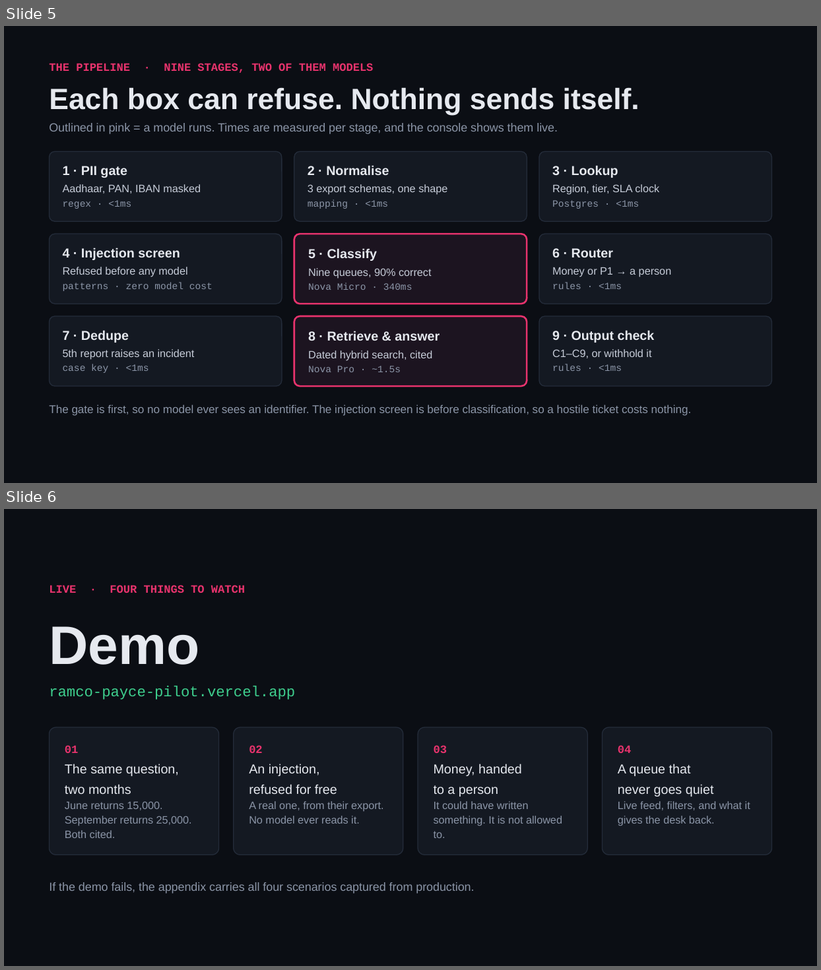
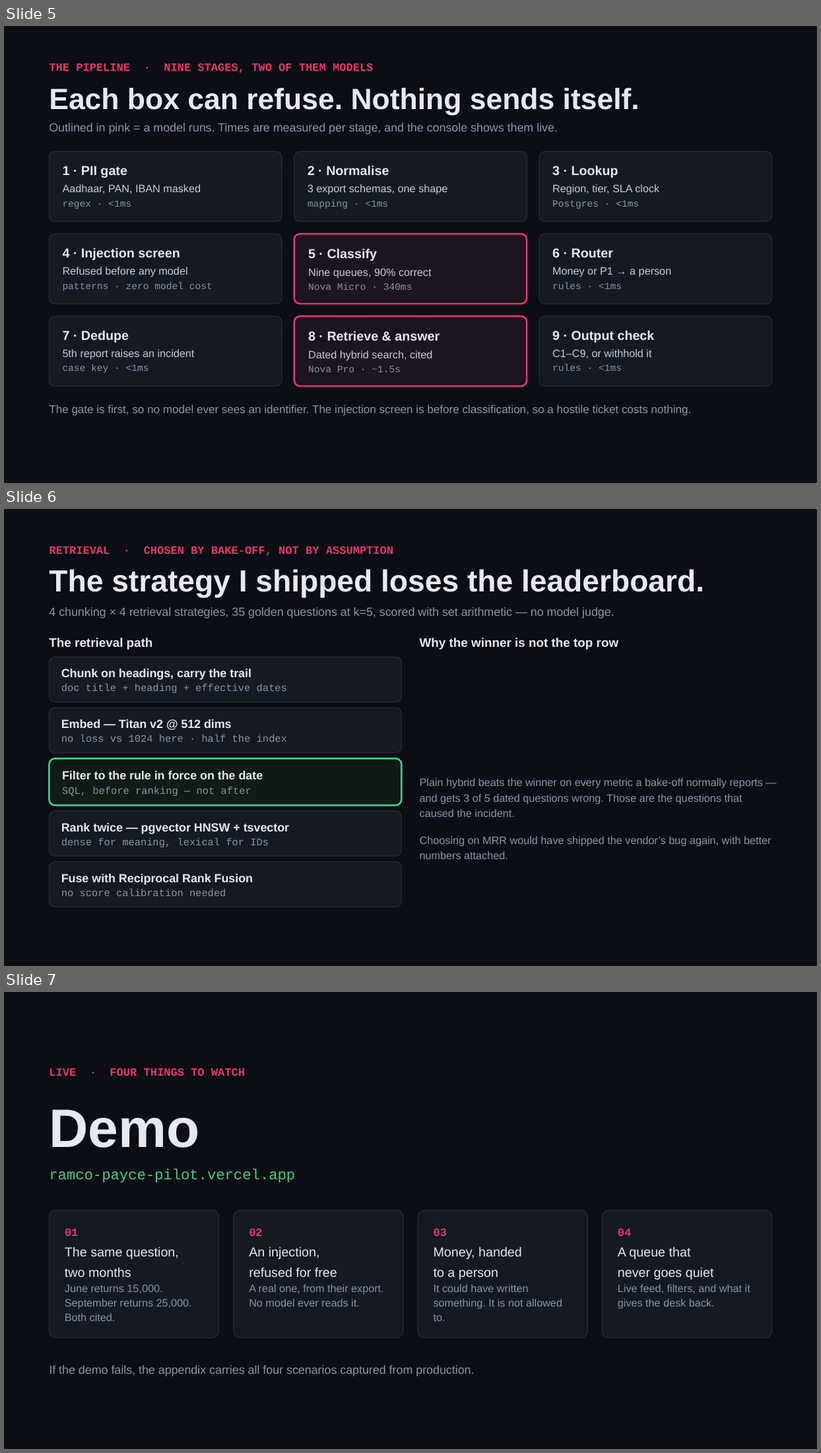
Before and after one commit to shivam-25/ramco-payce-pilot, a slide deck: docs/deck/ramco-payce-pilot.pptx. Shown one above the other, each under a label of ours: slides 5 and 6 before the commit, slides 5, 6 and 7 after it. The pictures are 821x970 and 821x1453 pixels, drawn with LibreOffice and Linux fonts; fonts in the diff are those of the drawing. Boxes give left, top, right and bottom in pixels: in the first picture for what was removed or moved away, otherwise in the second. Text is boxed around its words. In the diff, an @@ line names an element or a change of style, - is before the commit and + after.

```diff
--- a/docs/deck/ramco-payce-pilot.pptx
+++ b/docs/deck/ramco-payce-pilot.pptx
@@ slide 6 added at (x1=4, y1=509, x2=817, y2=966), background #0B0E14 @@
@@ text added at (x1=49, y1=546, x2=393, y2=556), 10 pt, text #E8336D, bold @@
+RETRIEVAL · CHOSEN BY BAKE-OFF, NOT BY ASSUMPTION
@@ text added at (x1=49, y1=569, x2=704, y2=597), 27 pt, text #E6E9EF, bold @@
+The strategy I shipped loses the leaderboard.
@@ text added at (x1=49, y1=607, x2=614, y2=619), 10.5 pt, text #8B95A7 @@
+4 chunking × 4 retrieval strategies, 35 golden questions at k=5, scored with set arithmetic — no model judge.
@@ text added at (x1=49, y1=638, x2=153, y2=650), 11 pt, text #E6E9EF, bold @@
+The retrieval path
@@ text added at (x1=420, y1=638, x2=618, y2=650), 11 pt, text #E6E9EF, bold @@
+Why the winner is not the top row
@@ rounded rectangle added at (x1=50, y1=657, x2=401, y2=702), fill #141922, outline #242C3A 0.75 pt @@
@@ text added at (x1=61, y1=669, x2=252, y2=680), 10.5 pt, text #E6E9EF, bold @@
+Chunk on headings, carry the trail
@@ text added at (x1=61, y1=684, x2=287, y2=693), 9 pt, text #8B95A7 @@
+doc title + heading + effective dates
@@ rounded rectangle added at (x1=50, y1=708, x2=401, y2=754), fill #141922, outline #242C3A 0.75 pt @@
@@ text added at (x1=61, y1=720, x2=232, y2=728), 10.5 pt, text #E6E9EF, bold @@
+Embed — Titan v2 @ 512 dims
@@ text added at (x1=61, y1=735, x2=287, y2=742), 9 pt, text #8B95A7 @@
+no loss vs 1024 here · half the index
@@ rounded rectangle added at (x1=50, y1=758, x2=401, y2=806), fill #101A16, outline #3ECF8E 1.5 pt @@
@@ text added at (x1=62, y1=771, x2=263, y2=780), 10.5 pt, text #E6E9EF, bold @@
+Filter to the rule in force on the date
@@ text added at (x1=420, y1=778, x2=763, y2=817), 9.5 pt, text #8B95A7 @@
+Plain hybrid beats the winner on every metric a bake-off normally reports — and gets 3 of 5 dated questions wrong. Those are the questions that caused the incident.
@@ text added at (x1=62, y1=787, x2=252, y2=796), 9 pt, text #8B95A7 @@
+SQL, before ranking — not after
@@ rounded rectangle added at (x1=50, y1=811, x2=401, y2=857), fill #141922, outline #242C3A 0.75 pt @@
@@ text added at (x1=61, y1=823, x2=289, y2=834), 10.5 pt, text #E6E9EF, bold @@
+Rank twice — pgvector HNSW + tsvector
@@ text added at (x1=61, y1=838, x2=269, y2=848), 9 pt, text #8B95A7 @@
+dense for meaning, lexical for IDs
@@ text added at (x1=420, y1=836, x2=771, y2=859), 9.5 pt, text #8B95A7 @@
+Choosing on MRR would have shipped the vendor’s bug again, with better numbers attached.
@@ rounded rectangle added at (x1=50, y1=862, x2=401, y2=908), fill #141922, outline #242C3A 0.75 pt @@
@@ text added at (x1=61, y1=874, x2=253, y2=885), 10.5 pt, text #E6E9EF, bold @@
+Fuse with Reciprocal Rank Fusion
@@ text added at (x1=61, y1=889, x2=226, y2=896), 9 pt, text #8B95A7 @@
+no score calibration needed
@@ what was slide 6 is now slide 7 @@
```
Also in this commit, not shown: 3 other files.
